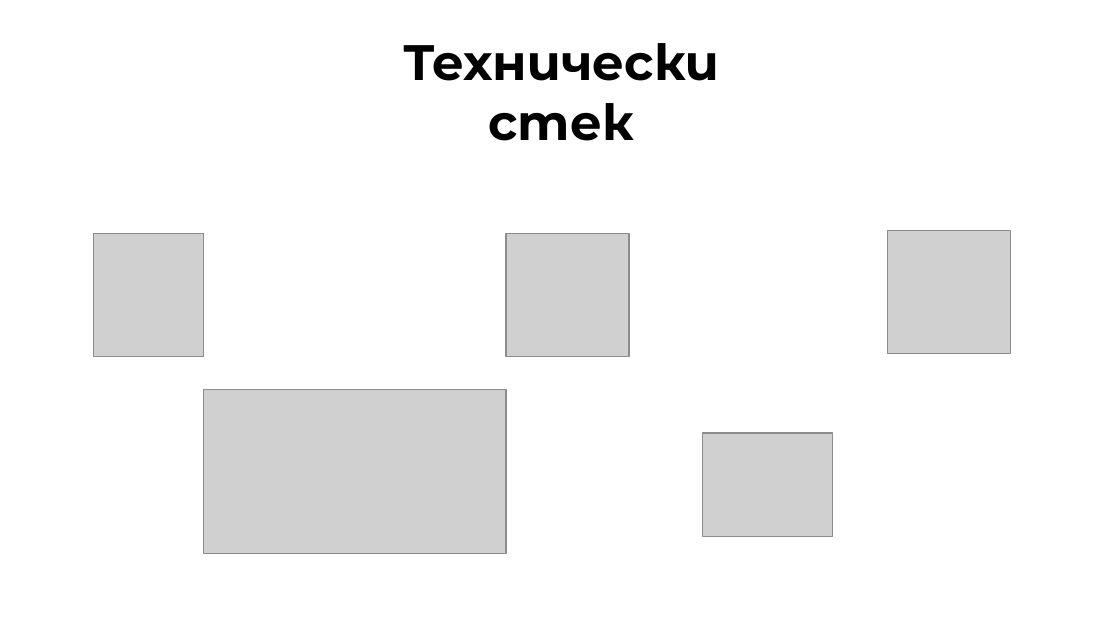
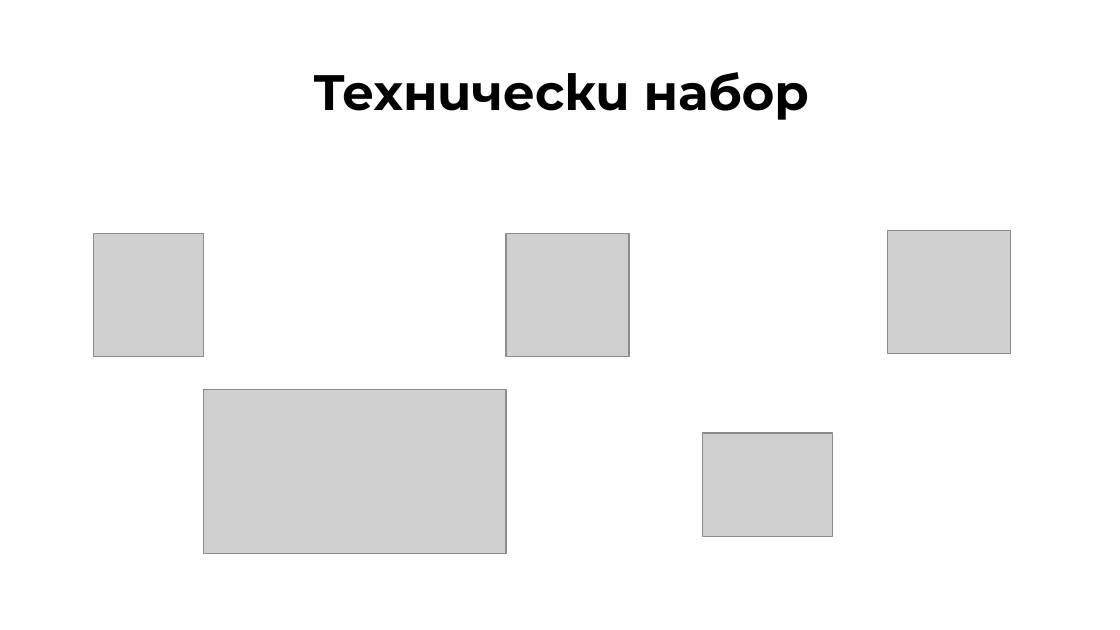
Before and after one commit to KKDinev20/Zira-2.0, a slide deck: slide 5 of documents/Zira - Presentation.pptx. Drawn at 1120x630 pixels with LibreOffice and Linux fonts; fonts in the diff are those of the drawing; grey boxes stand for pictures. Boxes give left, top, right and bottom in pixels: in the first picture for what was removed or moved away, otherwise in the second. Text is boxed around its words. In the diff, an @@ line names an element or a change of style, - is before the commit and + after.

```diff
--- a/documents/Zira - Presentation.pptx
+++ b/documents/Zira - Presentation.pptx
@@ title at (x1=313, y1=72, x2=809, y2=120): text changed @@
-Технически стек
+Технически набор
```
Also in this commit, not shown: 29 other files.
